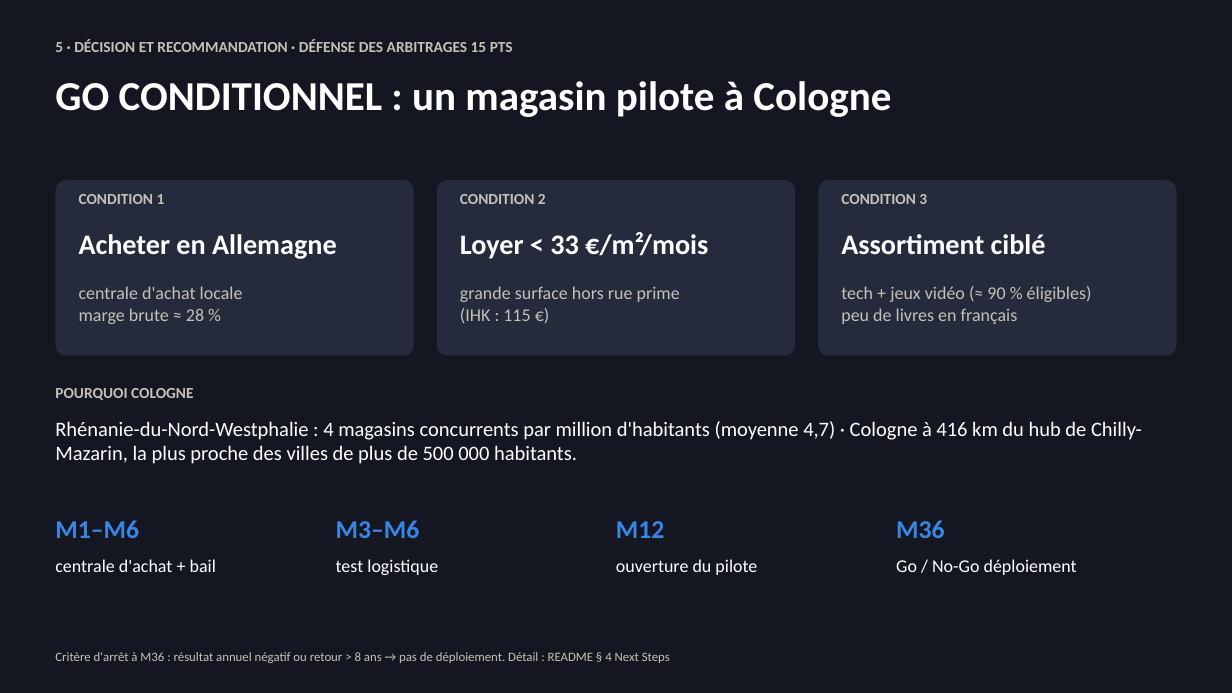
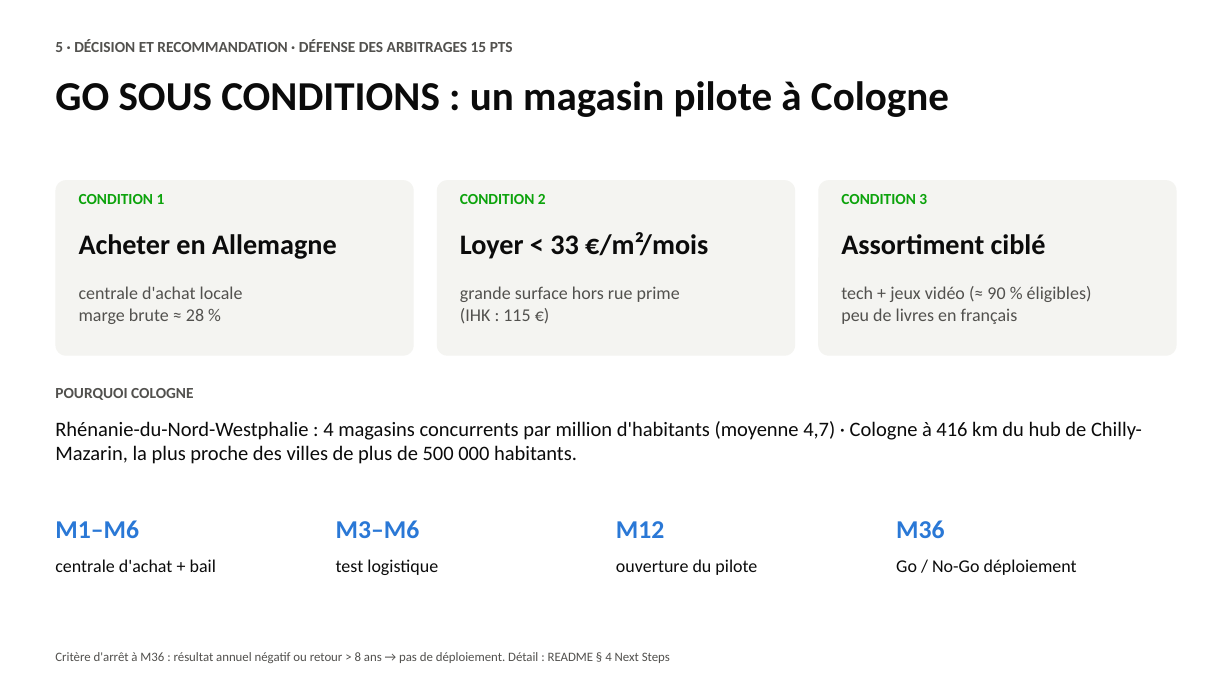
Before and after one commit to romane13long-source/fnac-expansion-allemagne, a slide deck: slide 8 of docs/Comex_Fnac_Allemagne.pptx. Drawn at 1232x693 pixels with LibreOffice and Linux fonts; fonts in the diff are those of the drawing. Boxes give left, top, right and bottom in pixels: in the first picture for what was removed or moved away, otherwise in the second. Text is boxed around its words. In the diff, an @@ line names an element or a change of style, - is before the commit and + after.

Commit message:
Dashboard : filtre Land actif sur tous les onglets, carte des magasins, 82 commentaires IA au survol ; slides blanches, Go sous conditions en conclusion, chevauchements corrigés

```diff
--- a/docs/Comex_Fnac_Allemagne.pptx
+++ b/docs/Comex_Fnac_Allemagne.pptx
@@ background #141722 to #FFFFFF @@
@@ text at (55,81,949,117): text changed; text colour #FFFFFF to #0B0B0B @@
-GO CONDITIONNEL : un magasin pilote à Cologne
+GO SOUS CONDITIONS : un magasin pilote à Cologne
@@ fill #252B3D to #F4F4F1 in 3 elements at (55,180,414,356), (437,180,796,356), (819,180,1177,356) @@
@@ text colour #C3C2B7 to #0CA30C in 3 elements at (79,194,165,204), (460,194,546,204), (841,194,927,204) @@
@@ text colour #3987E5 to #2A78D6 in 4 elements at (55,520,139,538), (336,520,420,538), (616,521,664,538), (896,520,944,538) @@
@@ text colour #FFFFFF to #0B0B0B in 8 elements at (79,234,337,259), (460,232,708,259), (841,234,1046,255), (55,421,1142,464), (55,559,216,572), (336,559,438,575), (616,559,757,575), (896,559,1077,575) @@
@@ text colour #C3C2B7 to #52514E in 6 elements at (55,39,513,52), (79,286,243,324), (460,286,680,324), (841,286,1092,324), (55,388,193,400), (55,652,670,663) @@
```
Also in this commit, not shown: 2 other slides changed, 9 other files.
